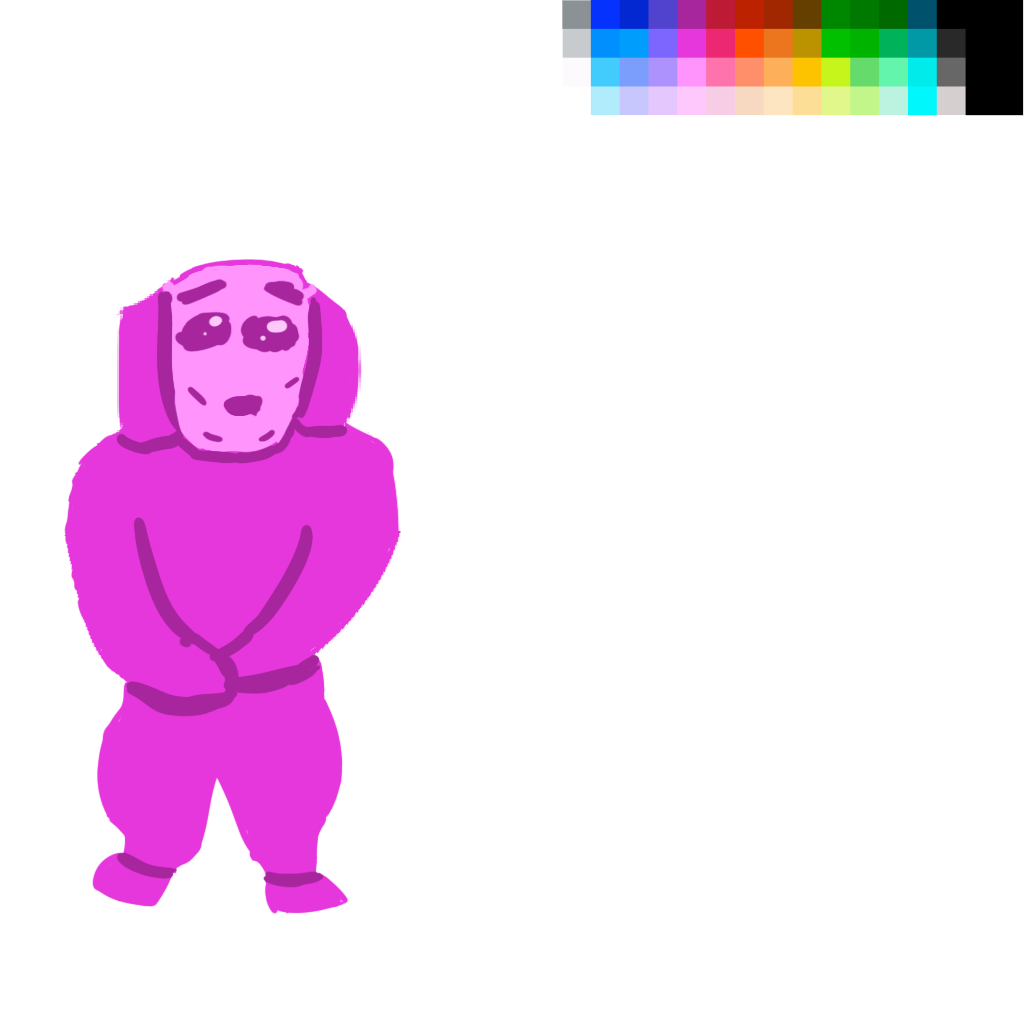
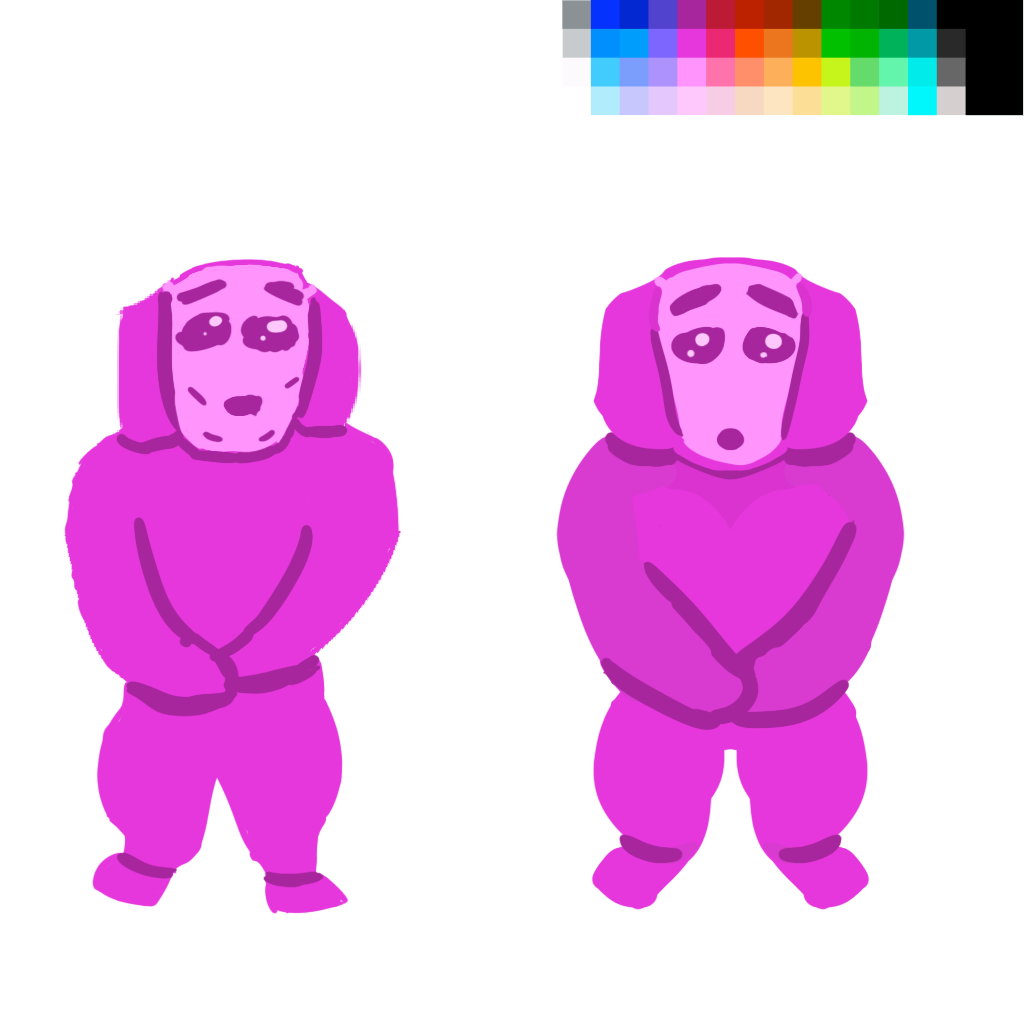
The second w=1024, h=1024 image is a revision of the first. Changes to its layers:
added layer "Layer 23" above "Layer 24" over left=593, top=257, right=868, bottom=749
added layer "Layer 24" above "Layer 25" over left=556, top=304, right=905, bottom=864
added layer "Layer 25" above "Layer 22" over left=591, top=623, right=870, bottom=910
